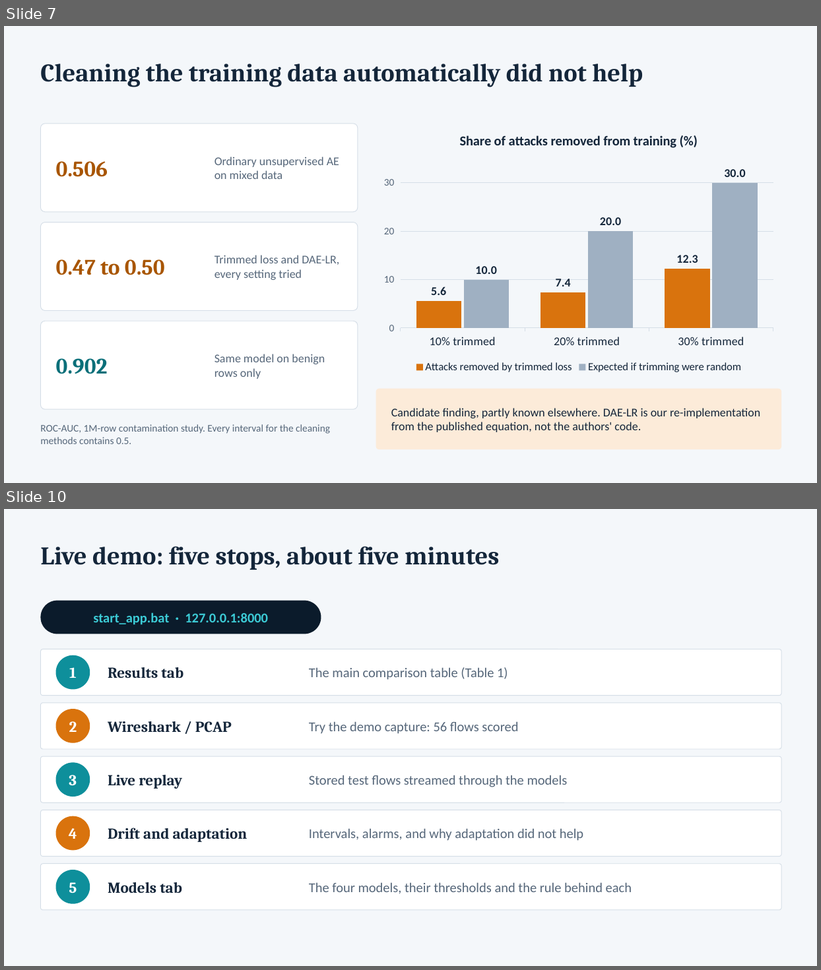
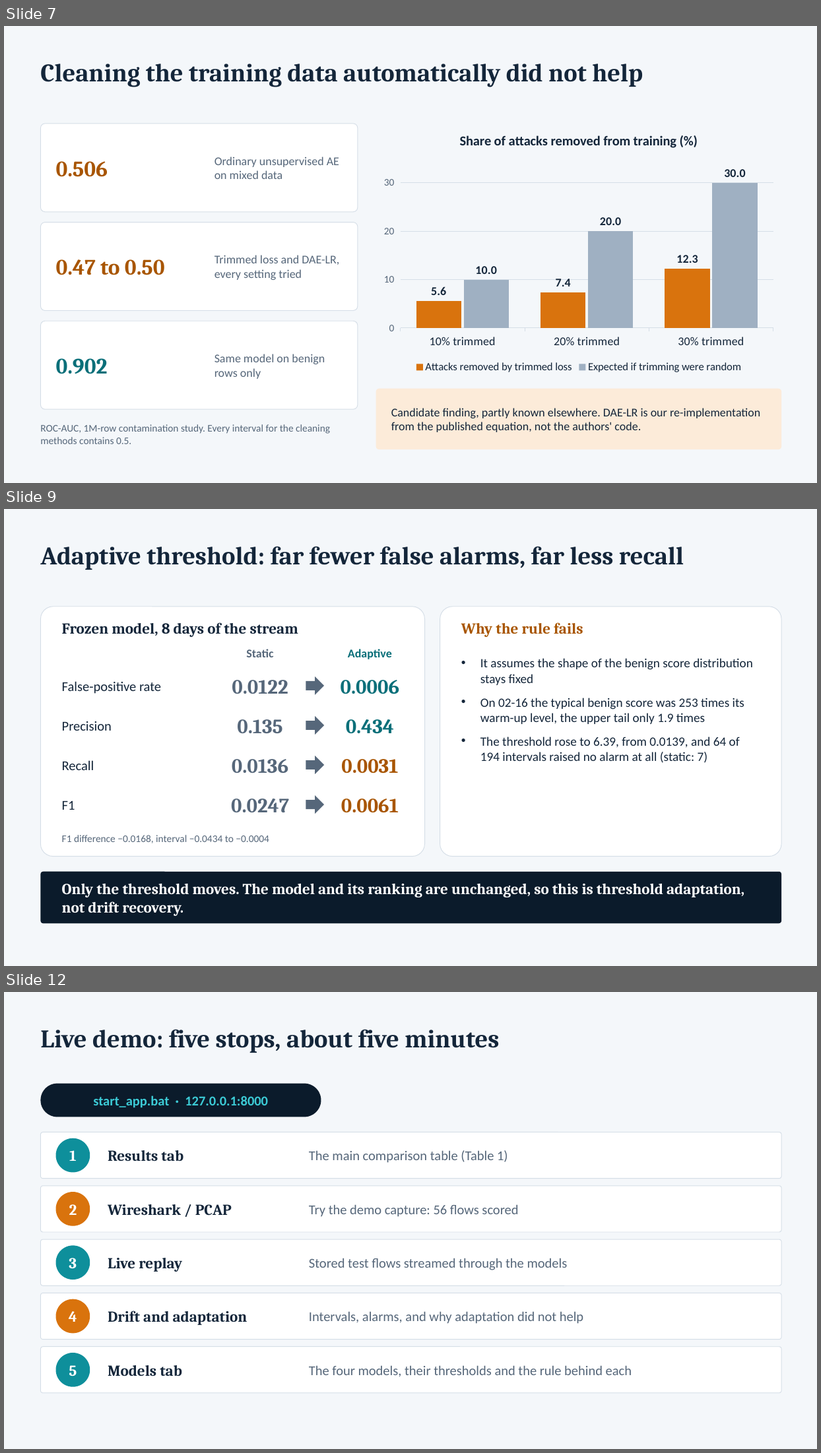
Before and after one commit to vinay991-code/cicids2018-autoencoder-ids, a slide deck: flood-review/cicids2018-ae/reports/CICIDS2018_Presentation.pptx. Shown one above the other, each under a label of ours: slides 7 and 10 before the commit, slides 7, 9 and 12 after it; the slides between them are not shown. The pictures are 821x970 and 821x1453 pixels, drawn with LibreOffice and Linux fonts; fonts in the diff are those of the drawing. Boxes give left, top, right and bottom in pixels: in the first picture for what was removed or moved away, otherwise in the second. Text is boxed around its words. In the diff, an @@ line names an element or a change of style, - is before the commit and + after.

```diff
--- a/flood-review/cicids2018-ae/reports/CICIDS2018_Presentation.pptx
+++ b/flood-review/cicids2018-ae/reports/CICIDS2018_Presentation.pptx
@@ slide 9 added at <box>4,509,817,966</box>, background #F4F7FA @@
@@ text added at <box>40,546,684,570</box>, 30 pt, text #14263A, bold @@
+Adaptive threshold: far fewer false alarms, far less recall
@@ rounded rectangle added at <box>40,607,425,857</box>, fill #FFFFFF, outline #D5DEE7 0.75 pt @@
@@ rounded rectangle added at <box>440,607,781,857</box>, fill #FFFFFF, outline #D5DEE7 0.75 pt @@
@@ text added at <box>62,623,298,637</box>, 18 pt, text #14263A, bold @@
+Frozen model, 8 days of the stream
@@ text added at <box>461,623,583,637</box>, 18 pt, text #A85500, bold @@
+Why the rule fails
@@ text added at <box>246,649,273,657</box>, 14 pt, text #56677A, bold @@
+Static
@@ text added at <box>348,649,392,659</box>, 14 pt, text #0A6F79, bold @@
+Adaptive
@@ text added at <box>481,658,753,763</box>, 15 pt, text #14263A @@
+• It assumes the shape of the benign score distribution stays fixed
+• On 02-16 the typical benign score was 253 times its warm-up level, the upper tail only 1.9 times
+• The threshold rose to 6.39, from 0.0139, and 64 of 194 intervals raised no alarm at all (static: 7)
@@ text added at <box>62,681,161,694</box>, 16 pt, text #14263A @@
+False-positive rate
@@ text added at <box>232,680,288,694</box>, 24 pt, text #56677A, bold @@
+0.0122
@@ right arrow added at <box>306,677,324,695</box>, fill #56677A @@
@@ text added at <box>341,680,399,694</box>, 24 pt, text #0A6F79, bold @@
+0.0006
@@ text added at <box>62,722,112,731</box>, 16 pt, text #14263A @@
+Precision
@@ text added at <box>237,720,283,733</box>, 24 pt, text #56677A, bold @@
+0.135
@@ right arrow added at <box>306,716,324,735</box>, fill #56677A @@
@@ text added at <box>346,720,394,734</box>, 24 pt, text #0A6F79, bold @@
+0.434
@@ text added at <box>62,760,94,770</box>, 16 pt, text #14263A @@
+Recall
@@ text added at <box>232,759,288,773</box>, 24 pt, text #56677A, bold @@
+0.0136
@@ right arrow added at <box>306,756,324,774</box>, fill #56677A @@
@@ text added at <box>341,759,398,774</box>, 24 pt, text #A85500, bold @@
+0.0031
@@ text added at <box>62,801,75,810</box>, 16 pt, text #14263A @@
+F1
@@ text added at <box>231,799,289,813</box>, 24 pt, text #56677A, bold @@
+0.0247
@@ right arrow added at <box>306,795,324,814</box>, fill #56677A @@
@@ text added at <box>341,799,399,813</box>, 24 pt, text #A85500, bold @@
+0.0061
@@ text added at <box>62,835,269,844</box>, 12 pt, text #56677A @@
+F1 difference −0.0168, interval −0.0434 to −0.0004
@@ rounded rectangle added at <box>40,872,781,923</box>, fill #0B1B2B @@
@@ text added at <box>62,884,745,916</box>, 18 pt, text #FFFFFF, bold @@
+Only the threshold moves. The model and its ranking are unchanged, so this is threshold adaptation, not drift recovery.
@@ what was slide 10 is now slide 12 @@
```
Also in this commit, not shown: 4 slides changed, 1 other slide added.
